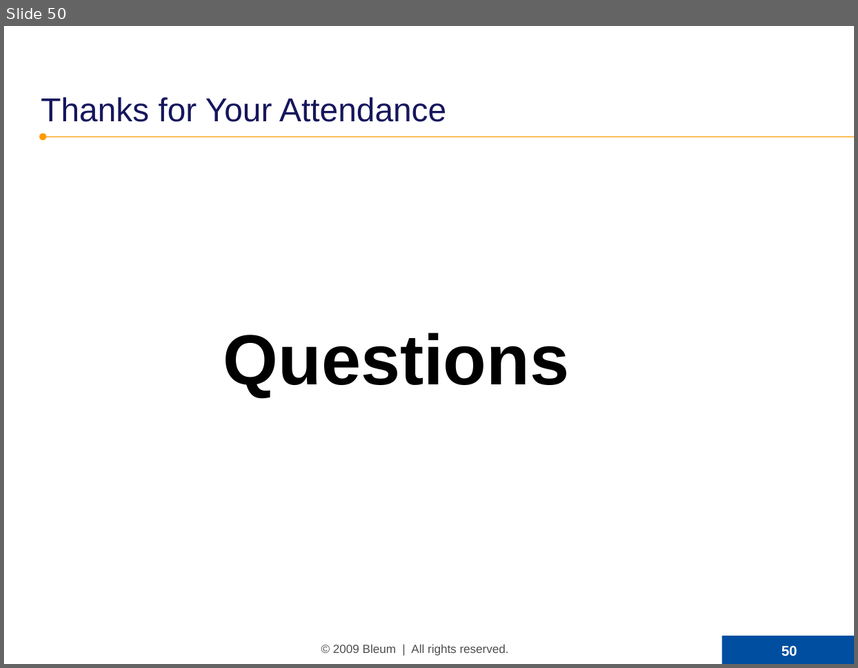
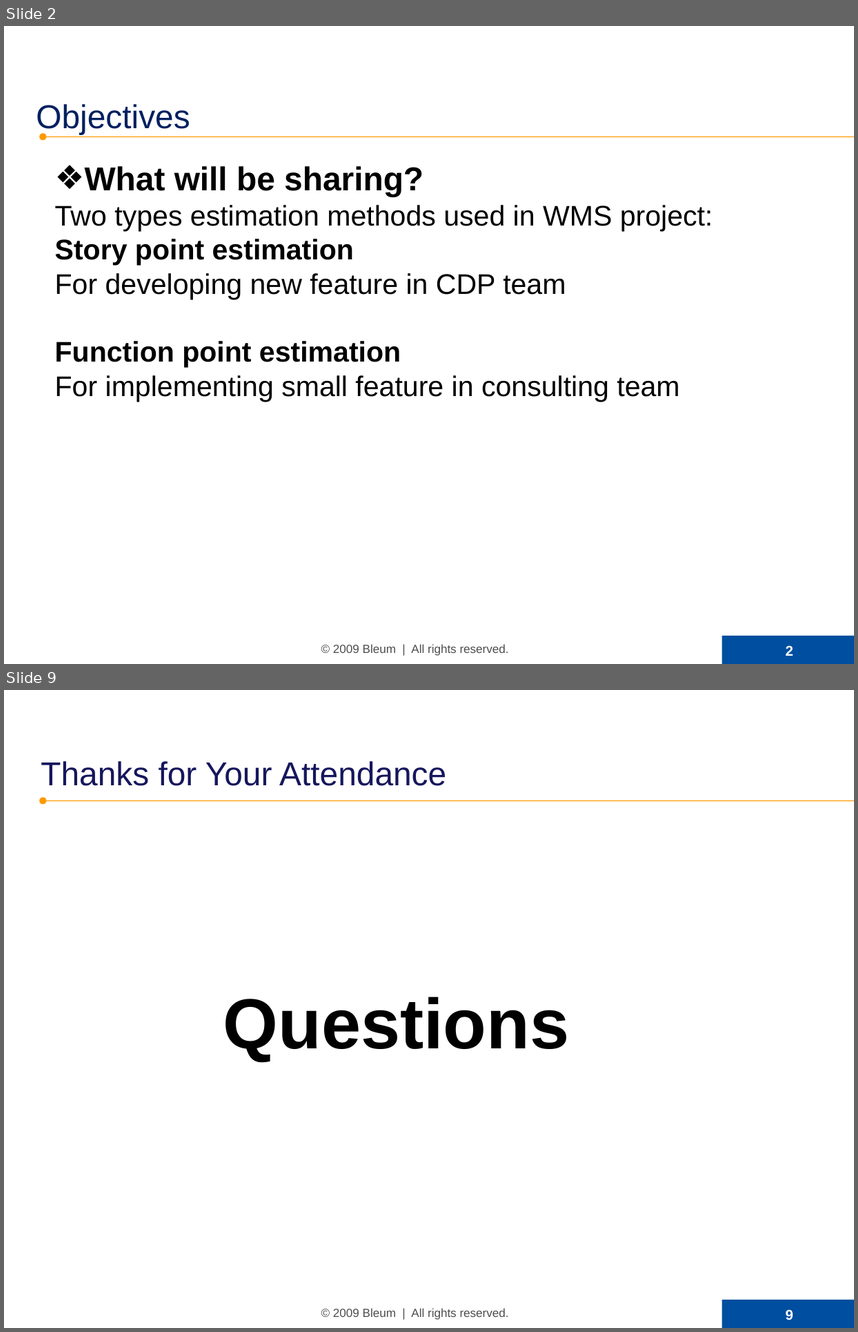
Before and after one commit to SamNiBoy/ForWork, a slide deck: Software Estimation (WMS).ppt. Shown one above the other, each under a label of ours: slide 50 before the commit, slides 2 and 9 after it; the slides between them are not shown. The pictures are 858x668 and 858x1332 pixels, drawn with LibreOffice and Linux fonts; fonts in the diff are those of the drawing; background and template pictures are left out. Boxes give left, top, right and bottom in pixels: in the first picture for what was removed or moved away, otherwise in the second. Text is boxed around its words. In the diff, an @@ line names an element or a change of style, - is before the commit and + after.

```diff
--- a/Software Estimation (WMS).ppt
+++ b/Software Estimation (WMS).ppt
@@ slide 2 added at (4,26,854,664), background picture (left out); not listed: 5 template elements that a slide beside it also shows @@
@@ text added at (36,104,190,134), 28 pt, text #002060 @@
+Objectives
@@ text added at (55,166,713,401), 24 pt, text #000000 @@
+❖ What will be sharing?
+Two types estimation methods used in WMS project:
+Story point estimation
+For developing new feature in CDP team
+Function point estimation
+For implementing small feature in consulting team
@@ what was slide 50 is now slide 9 @@
@@ page number at (786,1309,793,1319): text changed @@
-50
+9
```
Also in this commit, not shown: 3 slides changed, 3 other slides added, 45 slides removed, 5 other files.
